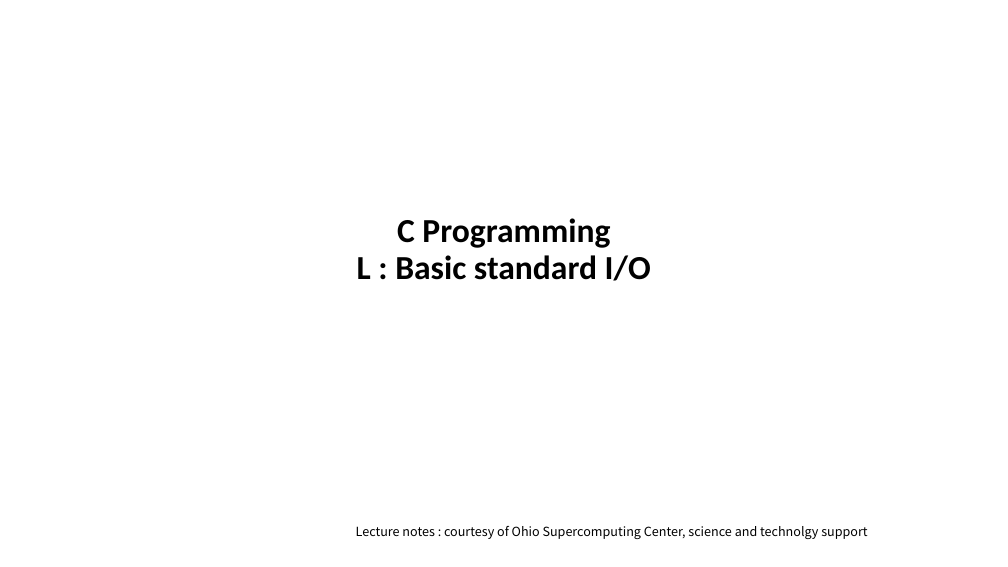
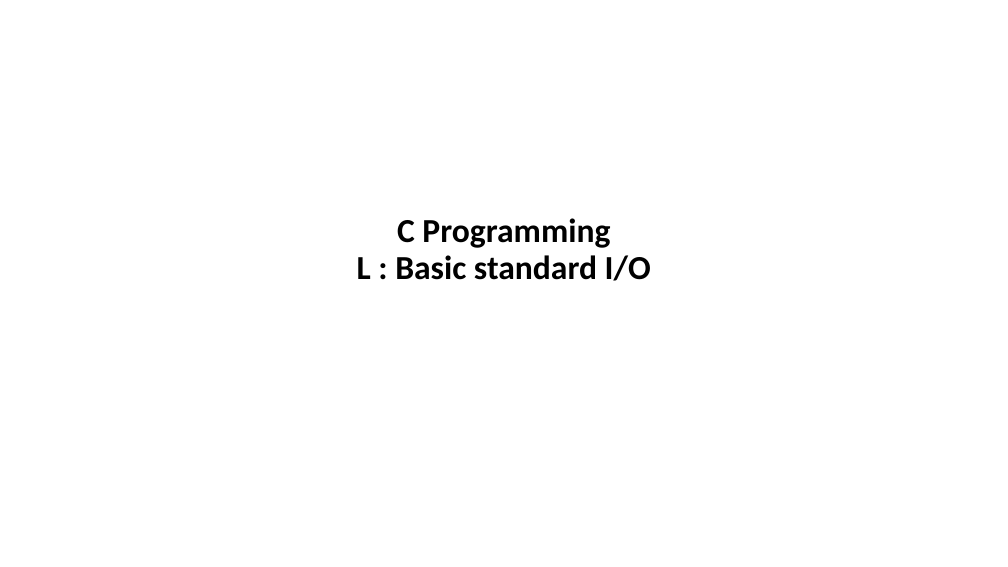
Before and after one commit to htrafsan/CSE-UAP, a slide deck: slide 1 of CSE101/SLIDE/CSE-101_Lec-10.pptx. Drawn at 1008x567 pixels with LibreOffice and Linux fonts; fonts in the diff are those of the drawing. Boxes give left, top, right and bottom in pixels: in the first picture for what was removed or moved away, otherwise in the second. Text is boxed around its words. In the diff, an @@ line names an element or a change of style, - is before the commit and + after.

```diff
--- a/CSE101/SLIDE/CSE-101_Lec-10.pptx
+++ b/CSE101/SLIDE/CSE-101_Lec-10.pptx
@@ text removed at (356, 526, 867, 539) @@
-Lecture notes : courtesy of Ohio Supercomputing Center, science and technolgy support
```
Also in this commit, not shown: 1 other file.
